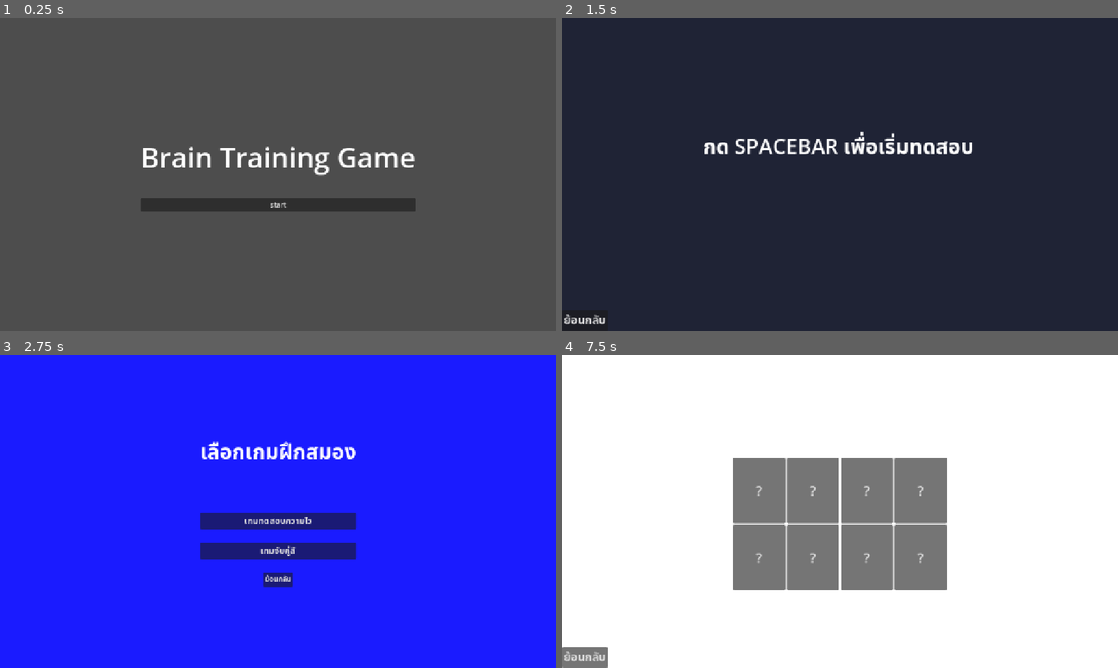
Above: before the commit, frames 1-4 (two rows, left to right).
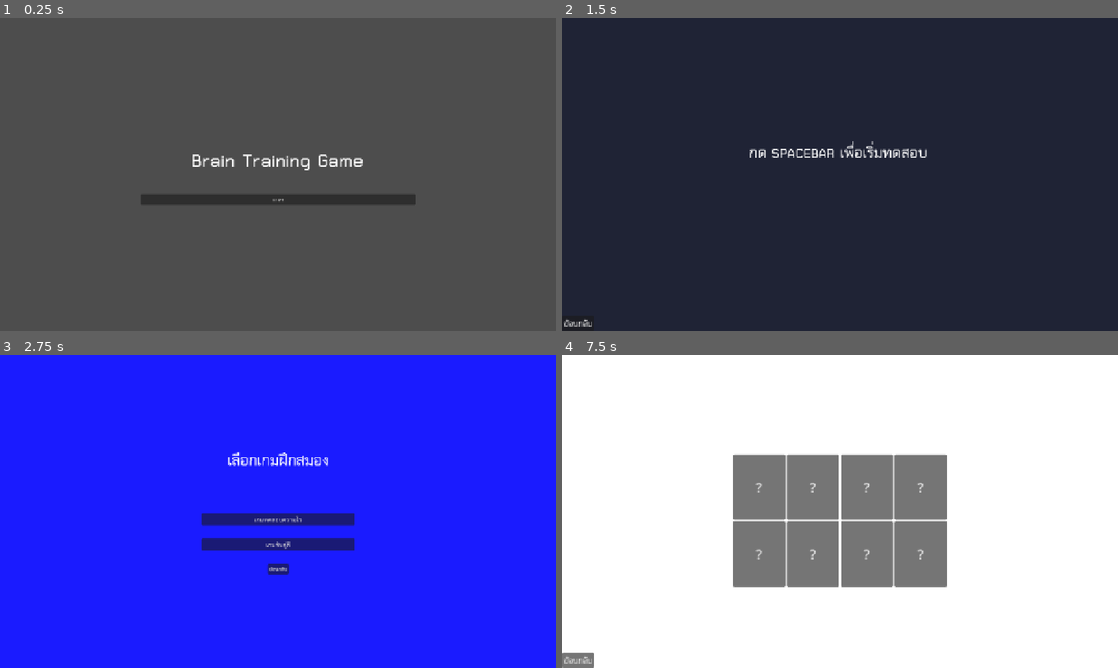
Above: after the commit, the same moments.

Repository: Paradise-888/BrainTraining
Game: Godot game, scene res://Scenes/menu.tscn
Same seed, same stepped clock (60 frames per second), same inputs: the game is played once before the commit and once after it.
Inputs:
- Up to frame 1 (0.25 s): no input
- Up to frame 2 (1.5 s): click "start" at 0.5 s; click "เกมทดสอบความไว" at 1.25 s
- Up to frame 3 (2.75 s): click "ย้อนกลับ" at 2 s
- Up to frame 4 (7.5 s): click "เกมจับคู่สี" at 2.75 s; click "ย้อนกลับ" at 3.5 s; click "ย้อนกลับ" at 4.25 s; click "start" at 5 s; click "เกมทดสอบความไว" at 5.75 s; click "ย้อนกลับ" at 6.5 s; click "เกมจับคู่สี" at 7.25 s

The runs differ from the first frame. In frame 1, 3.0% of the frame differs, in the area x 25-75%, y 41-62%; in frame 2, 1.7%; in frame 3, 3.4%, in the area x 36-65%, y 27-75%; in frame 4, 1.9%.

Commit message:
เพิ่มฟอนต์ใหม่

Diff:
--- a/Scenes/game.tscn
+++ b/Scenes/game.tscn
@@ -1,6 +1,7 @@
-[gd_scene load_steps=2 format=3 uid="uid://dya0uic7srg0l"]
+[gd_scene load_steps=3 format=3 uid="uid://dya0uic7srg0l"]
 
 [ext_resource type="Script" uid="uid://b1uel0fyydgww" path="res://Scripts/game.gd" id="1_ebmjs"]
+[ext_resource type="FontFile" uid="uid://k40ik1s476s7" path="res://Fonts/TH Chakra Petch Bold.ttf" id="2_qxrlw"]
 
 [node name="Control" type="Control"]
 layout_mode = 3
@@ -35,12 +36,14 @@
 
 [node name="StatusLabel" type="Label" parent="VBoxContainer"]
 layout_mode = 2
+theme_override_fonts/font = ExtResource("2_qxrlw")
 theme_override_font_sizes/font_size = 48
 text = "กด SPACEBAR "
 horizontal_alignment = 1
 
 [node name="BestTimeLabel" type="Label" parent="VBoxContainer"]
 layout_mode = 2
+theme_override_fonts/font = ExtResource("2_qxrlw")
 theme_override_font_sizes/font_size = 48
 text = "เวลาที่ดีที่สุด : -- ms"
 horizontal_alignment = 1
@@ -57,6 +60,7 @@
 offset_right = 8.0
 grow_vertical = 0
 focus_mode = 0
+theme_override_fonts/font = ExtResource("2_qxrlw")
 theme_override_font_sizes/font_size = 26
 text = "ย้อนกลับ"
 
--- a/Scenes/game_selection.tscn
+++ b/Scenes/game_selection.tscn
@@ -1,6 +1,7 @@
-[gd_scene load_steps=2 format=3 uid="uid://cp8jpoaulwt06"]
+[gd_scene load_steps=3 format=3 uid="uid://cp8jpoaulwt06"]
 
 [ext_resource type="Script" uid="uid://cqgr2taerisde" path="res://Scripts/game_selection.gd" id="1_yvivq"]
+[ext_resource type="FontFile" uid="uid://k40ik1s476s7" path="res://Fonts/TH Chakra Petch Bold.ttf" id="2_5kv3t"]
 
 [node name="GameSelection" type="Control"]
 layout_mode = 3
@@ -38,6 +39,7 @@
 
 [node name="หัวข้อ" type="Label" parent="VBoxContainer"]
 layout_mode = 2
+theme_override_fonts/font = ExtResource("2_5kv3t")
 theme_override_font_sizes/font_size = 48
 text = "เลือกเกมฝึกสมอง"
 horizontal_alignment = 1
@@ -48,11 +50,13 @@
 
 [node name="Button_Reaction" type="Button" parent="VBoxContainer"]
 layout_mode = 2
+theme_override_fonts/font = ExtResource("2_5kv3t")
 theme_override_font_sizes/font_size = 20
 text = "เกมทดสอบความไว"
 
 [node name="Button_Memory" type="Button" parent="VBoxContainer"]
 layout_mode = 2
+theme_override_fonts/font = ExtResource("2_5kv3t")
 theme_override_font_sizes/font_size = 20
 text = "เกมจับคู่สี"
 
@@ -60,6 +64,7 @@
 layout_mode = 2
 size_flags_horizontal = 4
 size_flags_vertical = 4
+theme_override_fonts/font = ExtResource("2_5kv3t")
 theme_override_font_sizes/font_size = 16
 text = "ย้อนกลับ"
 
--- a/Scenes/memory_game.tscn
+++ b/Scenes/memory_game.tscn
@@ -1,6 +1,7 @@
-[gd_scene load_steps=4 format=3 uid="uid://dmv47m4uchiyq"]
+[gd_scene load_steps=5 format=3 uid="uid://dmv47m4uchiyq"]
 
 [ext_resource type="Script" uid="uid://bxtabr5p44oke" path="res://Scripts/memory_game.gd" id="1_t6jen"]
+[ext_resource type="FontFile" uid="uid://k40ik1s476s7" path="res://Fonts/TH Chakra Petch Bold.ttf" id="2_uecd5"]
 
 [sub_resource type="StyleBoxFlat" id="StyleBoxFlat_t6jen"]
 bg_color = Color(0.6, 0.91764706, 0.5803922, 1)
@@ -41,9 +42,11 @@
 
 [node name="Label_Title" type="Label" parent="VBoxContainer"]
 layout_mode = 2
+theme_override_fonts/font = ExtResource("2_uecd5")
 
 [node name="Label_Score" type="Label" parent="VBoxContainer"]
 layout_mode = 2
+theme_override_fonts/font = ExtResource("2_uecd5")
 
 [node name="GridContainer" type="GridContainer" parent="VBoxContainer"]
 layout_mode = 2
@@ -108,6 +111,7 @@
 size_flags_horizontal = 4
 size_flags_vertical = 0
 focus_mode = 0
+theme_override_fonts/font = ExtResource("2_uecd5")
 theme_override_font_sizes/font_size = 26
 text = "ย้อนกลับ"
 
--- a/Scenes/menu.tscn
+++ b/Scenes/menu.tscn
@@ -1,6 +1,7 @@
-[gd_scene load_steps=2 format=3 uid="uid://bpuyvf7tvndpw"]
+[gd_scene load_steps=3 format=3 uid="uid://bpuyvf7tvndpw"]
 
 [ext_resource type="Script" uid="uid://djmly60q7rycp" path="res://Scripts/menu.gd" id="1_1rerr"]
+[ext_resource type="FontFile" uid="uid://k40ik1s476s7" path="res://Fonts/TH Chakra Petch Bold.ttf" id="2_xhh6f"]
 
 [node name="Control" type="Control"]
 layout_mode = 3
@@ -42,12 +43,14 @@
 [node name="Label" type="Label" parent="VBoxContainer"]
 layout_mode = 2
 size_flags_horizontal = 4
+theme_override_fonts/font = ExtResource("2_xhh6f")
 theme_override_font_sizes/font_size = 64
 text = "Brain Training Game"
 horizontal_alignment = 1
 
 [node name="Button" type="Button" parent="VBoxContainer"]
 layout_mode = 2
+theme_override_fonts/font = ExtResource("2_xhh6f")
 text = "start"
 
 [connection signal="pressed" from="VBoxContainer/Button" to="." method="_on_start_button_pressed"]
Binary file added: Fonts/TH Chakra Petch Bold Italic.ttf
Not shown, added: Fonts/TH Chakra Petch Bold Italic.ttf.import
Binary file added: Fonts/TH Chakra Petch Bold.ttf
Not shown, added: Fonts/TH Chakra Petch Bold.ttf.import
Not shown, removed: brain-training/.editorconfig
